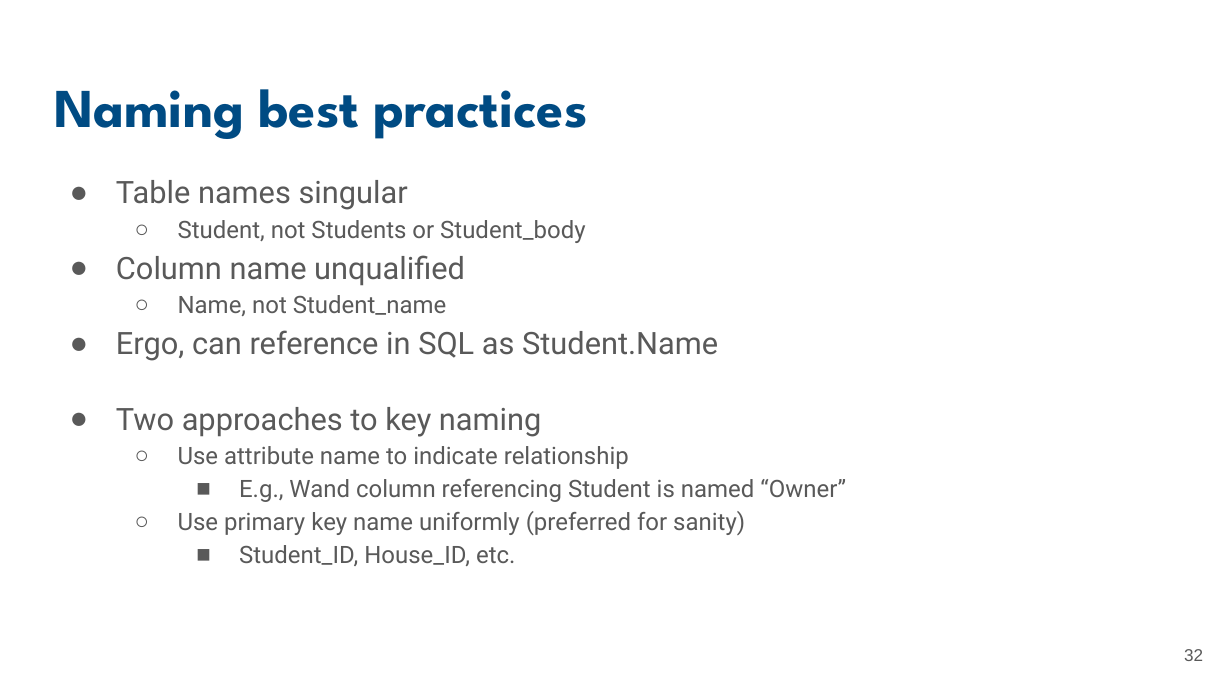
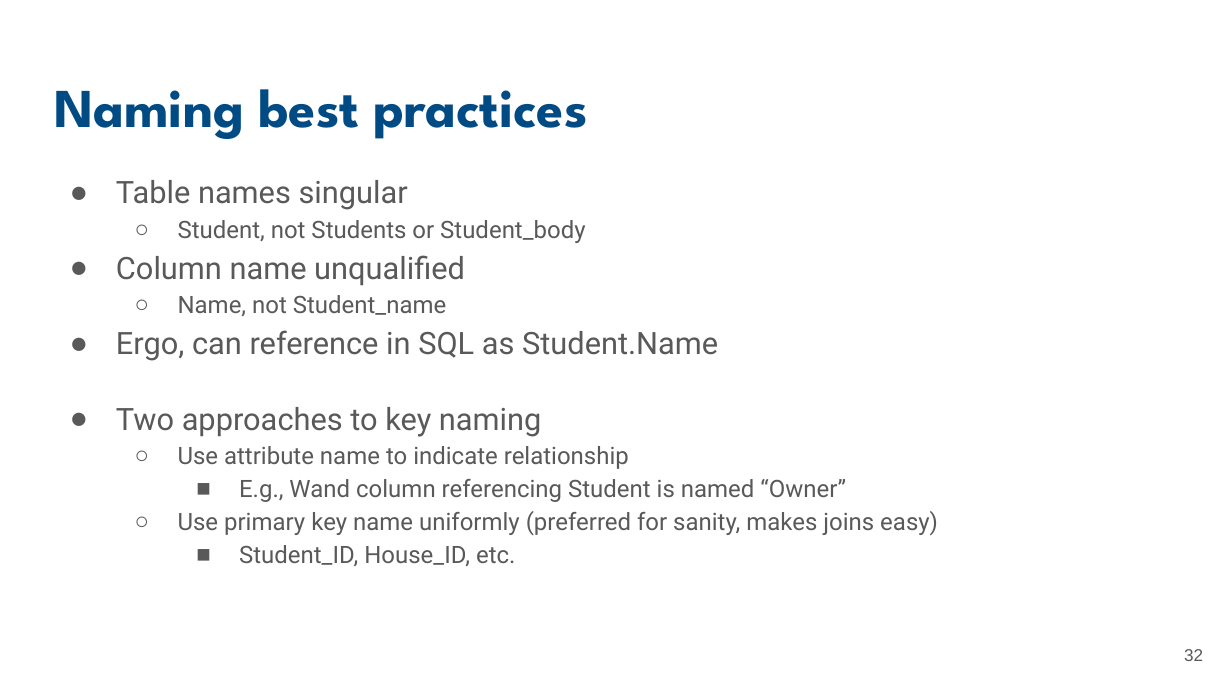
Before and after one commit to UCSB-Library-Research-Data-Services/bren-eds213, a slide deck: slide 32 of modules/week01/slides-01.pptx. Drawn at 1232x693 pixels with LibreOffice and Linux fonts; fonts in the diff are those of the drawing. Boxes give left, top, right and bottom in pixels: in the first picture for what was removed or moved away, otherwise in the second. Text is boxed around its words. In the diff, an @@ line names an element or a change of style, - is before the commit and + after.

Commit message:
Update slides

```diff
--- a/modules/week01/slides-01.pptx
+++ b/modules/week01/slides-01.pptx
@@ text at box(178, 511, 938, 535): text changed @@
-  ○ Use primary key name uniformly (preferred for sanity)
+  ○ Use primary key name uniformly (preferred for sanity, makes joins easy)
```
